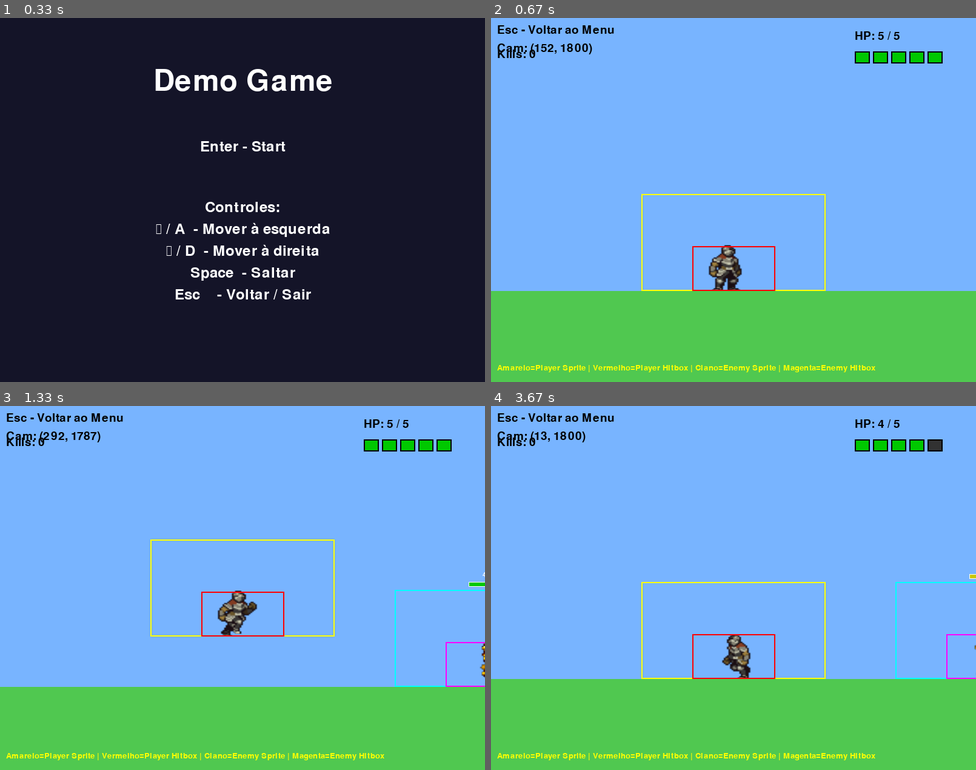
Above: before the commit, frames 1-4 (two rows, left to right).
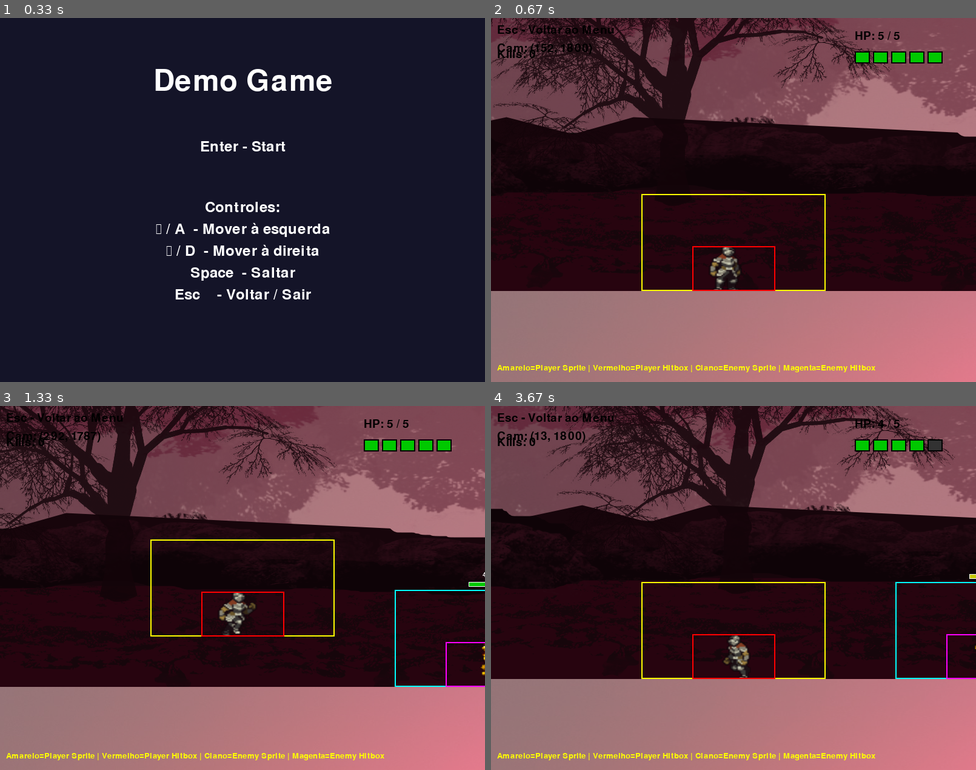
Above: after the commit, the same moments.

Repository: juniodevs/PyGameProject
Game: pygame game, started from src/main.py
Same seed, same stepped clock (60 frames per second), same inputs: the game is played once before the commit and once after it.
Inputs:
- Up to frame 1 (0.33 s): no input
- Up to frame 2 (0.67 s): tap Enter at 0.33 s
- Up to frame 3 (1.33 s): hold Right 0.67-1.13 s; hold Up from 1.17 s (still down)
- Up to frame 4 (3.67 s): release Up at 1.47 s; hold Right 1.5-1.97 s; tap Ctrl at 2 s; hold Left 2.9-3.43 s; hold Left from 3.47 s (still down)

Frame 1 is identical in both runs. In frame 2, 98% of the frame differs, in the area x 0-100%, y 0-100%; in frame 3, 97%; in frame 4, 98%.

Commit message:
Add ParallaxBackground class for layered background management
- Implemented a parallax background manager that supports up to 8 layers.
- Each layer can have its own parallax factor, opacity, and vertical alignment.
- Layers are loaded from the assets/images/background directory.
- Added functionality to draw layers based on camera position for a dynamic background effect.

Diff:
--- /dev/null
+++ b/src/game/background.py
@@ -0,0 +1,102 @@
+import os
+import pygame
+
+
+class ParallaxBackground:
+    """Parallax background manager.
+
+    Loads layers 1..8 from assets/images/background and draws them with
+    different parallax factors and opacities. Layer 7 is treated as the ground
+    and aligned to the world's ground Y.
+    """
+
+    def __init__(self, screen_width, screen_height, world_width, ground_y):
+        self.screen_width = screen_width
+        self.screen_height = screen_height
+        self.world_width = world_width
+        self.ground_y = ground_y
+
+        base = os.path.abspath(os.path.join(os.path.dirname(__file__), '..'))
+        assets_dir = os.path.join(base, 'assets', 'images', 'background')
+
+        # Load images 1..8 if present
+        self.layers = []
+        for i in range(1, 9):
+            path = os.path.join(assets_dir, f'{i}.png')
+            if os.path.exists(path):
+                img = pygame.image.load(path).convert_alpha()
+            else:
+                # fallback: a transparent surface so game won't crash
+                img = pygame.Surface((self.screen_width, self.screen_height), pygame.SRCALPHA)
+            self.layers.append(img)
+
+        # Per-layer configuration: (parallax_factor, alpha, vertical_type)
+        # vertical_type: 'top' = pinned to top, 'bottom' = align bottom to ground,
+        # 'above_ground' = slightly above ground (distant trees)
+        self.config = {
+            1: (0.0, 255, 'top'),    # full white base
+            2: (0.15, 190, 'top'),   # sky with moon, slightly translucent
+            3: (0.35, 120, 'above_ground'),
+            4: (0.34, 110, 'above_ground'),
+            5: (0.32, 115, 'above_ground'),
+            6: (0.05, 60, 'top'),    # thin fog overlay
+            7: (0.9, 255, 'ground'), # ground (near player), moves almost with player
+            8: (0.75, 220, 'ground'),# closer trees near ground
+        }
+
+        # Prepare alpha-applied copies so we don't modify originals each frame.
+        # We will NOT scale the images here — the user indicated the images already
+        # have the correct sizes. We'll blit them at their natural sizes and just
+        # apply per-layer alpha.
+        self.layer_surfaces = {}
+        for idx, img in enumerate(self.layers, start=1):
+            factor, alpha, vtype = self.config.get(idx, (0.5, 255, 'top'))
+            surf = img.copy()
+            # Apply configured alpha (if any)
+            try:
+                surf.set_alpha(alpha)
+            except Exception:
+                pass
+            self.layer_surfaces[idx] = surf
+
+    def draw(self, screen, camera):
+        """Draw all layers to the screen using the provided camera."""
+        # ground_screen_y (in screen space)
+        ground_screen_y = self.ground_y - camera.y
+
+        for idx in range(1, 9):
+            img = self.layer_surfaces.get(idx)
+            if img is None:
+                continue
+
+            factor, alpha, vtype = self.config.get(idx, (0.5, 255, 'top'))
+            img_w, img_h = img.get_size()
+
+            # Horizontal parallax offset based on camera.x
+            # More distant layers (small factor) move less.
+            # Use positive offset = int(camera.x * factor) % img_w so layers move
+            # in the same direction as world movement (camera.x increasing -> layers shift left).
+            offset_x = int(camera.x * factor) % img_w if img_w > 0 else 0
+
+            # Determine vertical position in screen space
+            if vtype == 'top':
+                y = 0
+            elif vtype == 'ground':
+                # Align the bottom of the image to the ground line
+                y = int(ground_screen_y - img_h)
+            elif vtype == 'above_ground':
+                # Place slightly higher than ground to look distant
+                y = int(ground_screen_y - img_h - 120)
+            else:
+                y = 0
+
+            # Draw the layer at its natural size. We position its left edge at
+            # -offset_x so it scrolls with parallax. To be safe we draw three
+            # tiles (left/current/right) to avoid gaps when images are not
+            # perfectly screen-sized.
+            start_x = -offset_x
+            screen.blit(img, (start_x, y))
+            # right tile
+            screen.blit(img, (start_x + img_w, y))
+            # left tile
+            screen.blit(img, (start_x - img_w, y))
--- a/src/game/scenes/gameplay.py
+++ b/src/game/scenes/gameplay.py
@@ -4,6 +4,7 @@
 from ..entities.player import Player
 from ..entities.enemy import Enemy
 from ..camera import Camera
+from ..background import ParallaxBackground
 
 
 class Gameplay:
@@ -35,6 +36,8 @@
 
         # Initialize camera to follow the player
         self.camera = Camera(self.screen_width, self.screen_height, self.world_width, self.world_height)
+        # Parallax background manager (loads layers and handles parallax drawing)
+        self.background = ParallaxBackground(self.screen_width, self.screen_height, self.world_width, self.ground_y)
 
         self.font = pygame.font.Font(None, 28)
 
@@ -102,19 +105,8 @@
         self.camera.update(self.player.rect)
 
     def render(self, screen):
-        # Background (fill screen with sky color)
-        screen.fill((120, 180, 255))
-
-        # Calculate ground position in screen space
-        ground_screen_y = self.ground_y - self.camera.y
-
-        # Draw ground (extends across the screen)
-        if ground_screen_y < self.screen_height:
-            pygame.draw.rect(
-                screen,
-                (80, 200, 80),
-                (0, ground_screen_y, self.screen_width, self.screen_height - ground_screen_y)
-            )
+        # Draw parallax background (handles sky, layers, fog and ground image)
+        self.background.draw(screen, self.camera)
 
         # Draw enemies (convert to screen coordinates)
         for enemy in self.enemies:
Binary file added: src/assets/images/background/1.png
Binary file added: src/assets/images/background/2.png
Binary file added: src/assets/images/background/3.png
Binary file added: src/assets/images/background/4.png
Binary file added: src/assets/images/background/5.png
Binary file added: src/assets/images/background/6.png
Binary file added: src/assets/images/background/7.png
Binary file added: src/assets/images/background/8.png
